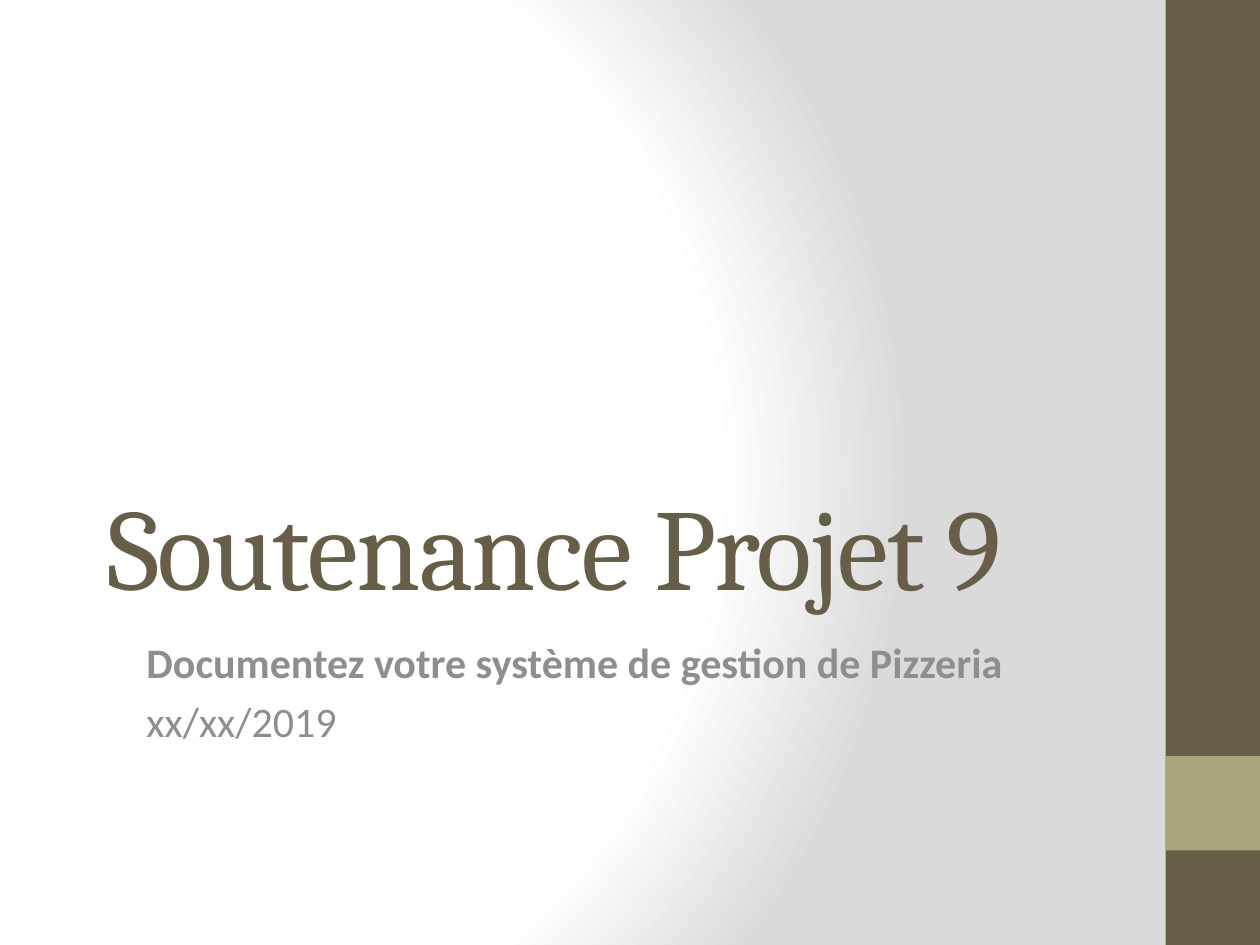
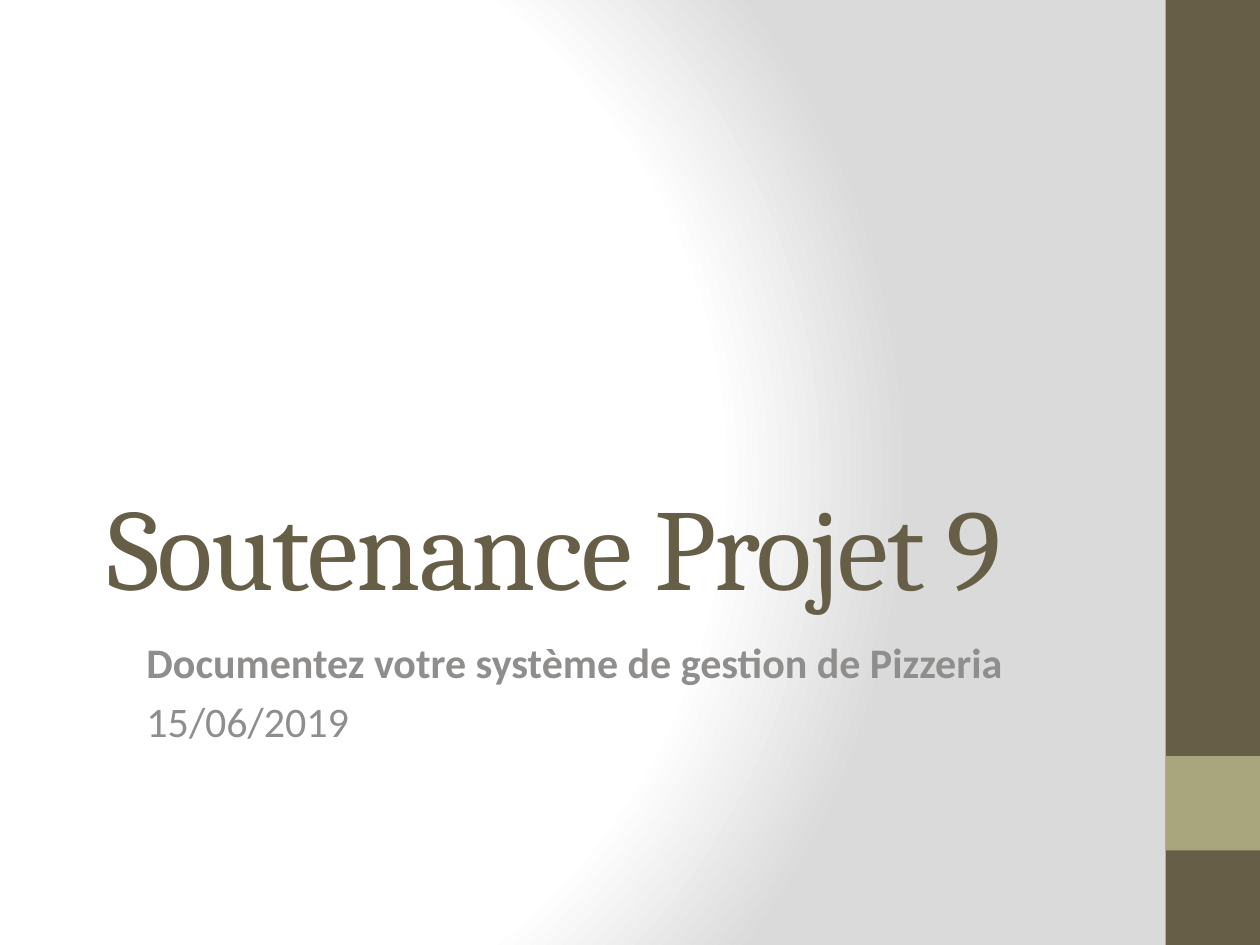
Before and after one commit to Zepmanbc/-oc_dapython_pr9, a slide deck: slide 1 of Soutenance Projet 9.pptx. Drawn at 1260x945 pixels with LibreOffice and Linux fonts; fonts in the diff are those of the drawing. Boxes give left, top, right and bottom in pixels: in the first picture for what was removed or moved away, otherwise in the second. Text is boxed around its words. In the diff, an @@ line names an element or a change of style, - is before the commit and + after.

```diff
--- a/Soutenance Projet 9.pptx
+++ b/Soutenance Projet 9.pptx
@@ subtitle at box(146, 708, 349, 739): text changed @@
-xx/xx/2019
+15/06/2019
```
Also in this commit, not shown: 1 other file.
